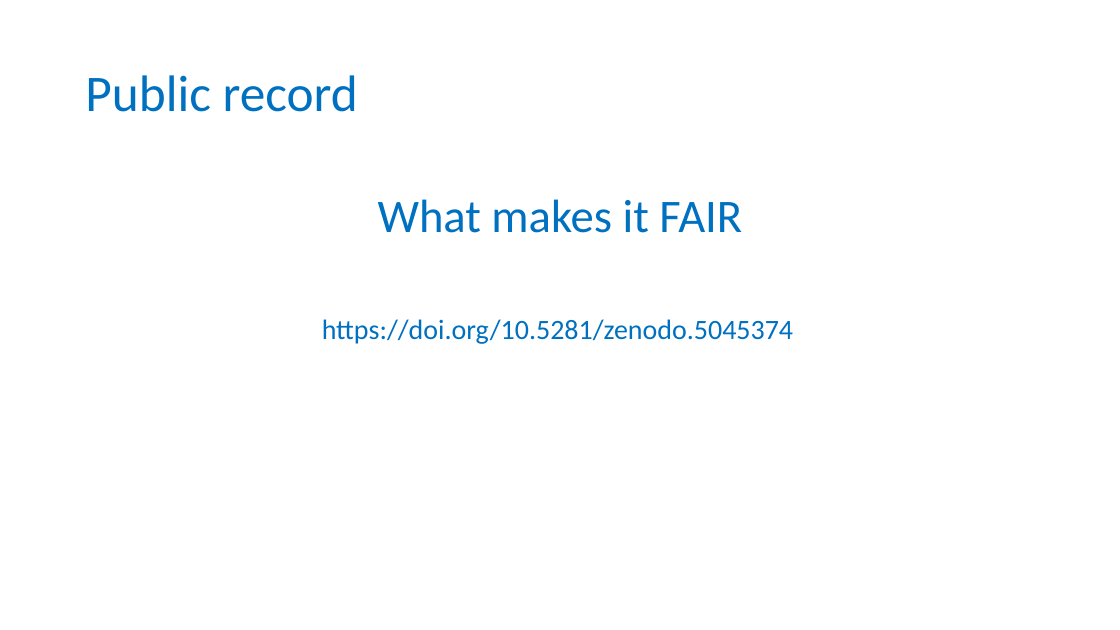
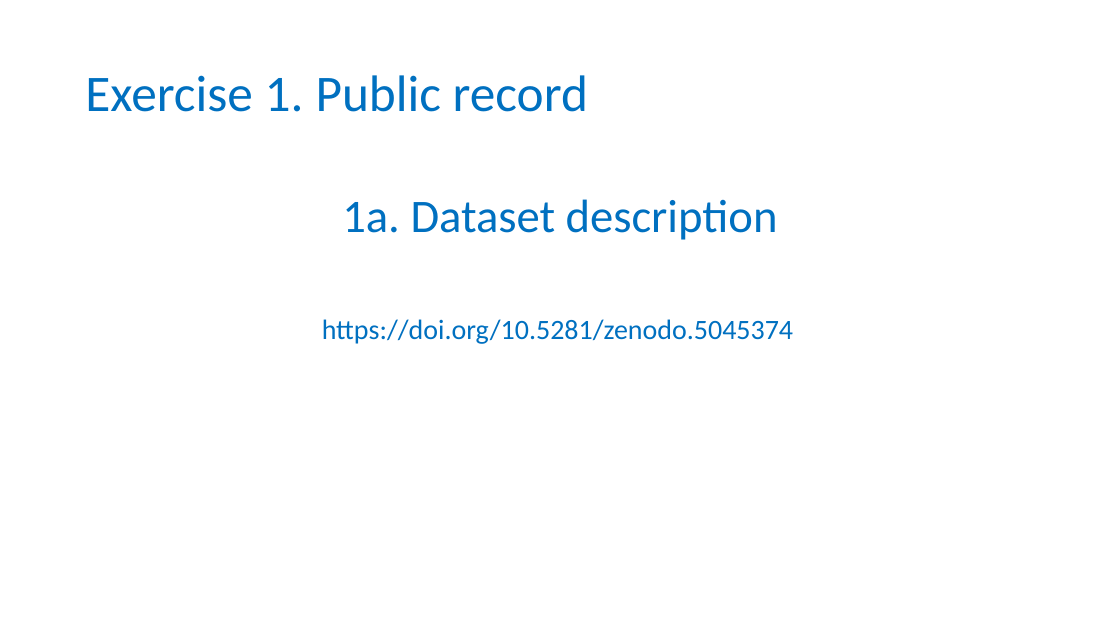
Before and after one commit to carpentries-incubator/fair-for-leaders, a slide deck: slide 6 of instructors/04-Public_repositories.pptx. Drawn at 1120x630 pixels with LibreOffice and Linux fonts; fonts in the diff are those of the drawing; background and template pictures are left out. Boxes give left, top, right and bottom in pixels: in the first picture for what was removed or moved away, otherwise in the second. Text is boxed around its words. In the diff, an @@ line names an element or a change of style, - is before the commit and + after.

Commit message:
updated FAIR exercise

```diff
--- a/instructors/04-Public_repositories.pptx
+++ b/instructors/04-Public_repositories.pptx
@@ title at box(85, 75, 588, 112): text changed @@
-Public record
+Exercise 1. Public record
@@ text at box(342, 199, 778, 240): text changed @@
-What makes it FAIR
+1a. Dataset description
```
Also in this commit, not shown: 5 other slides changed.
